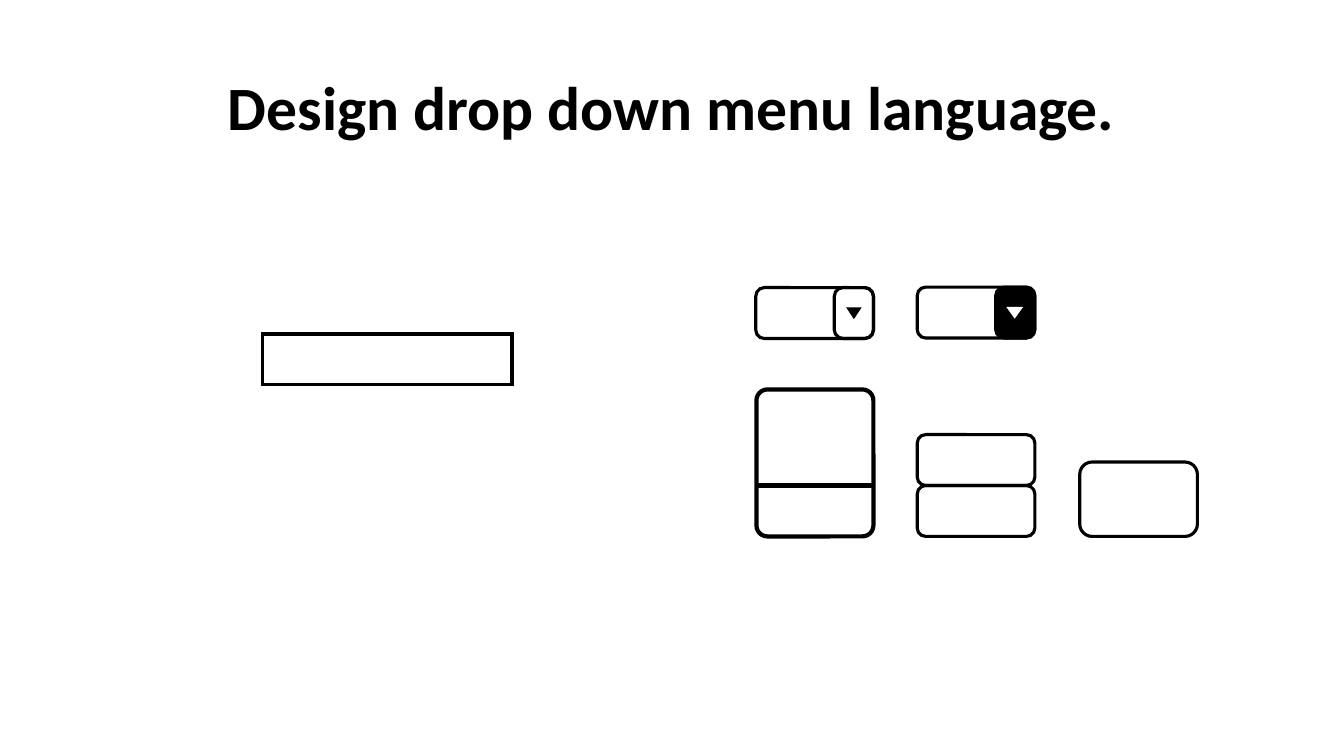
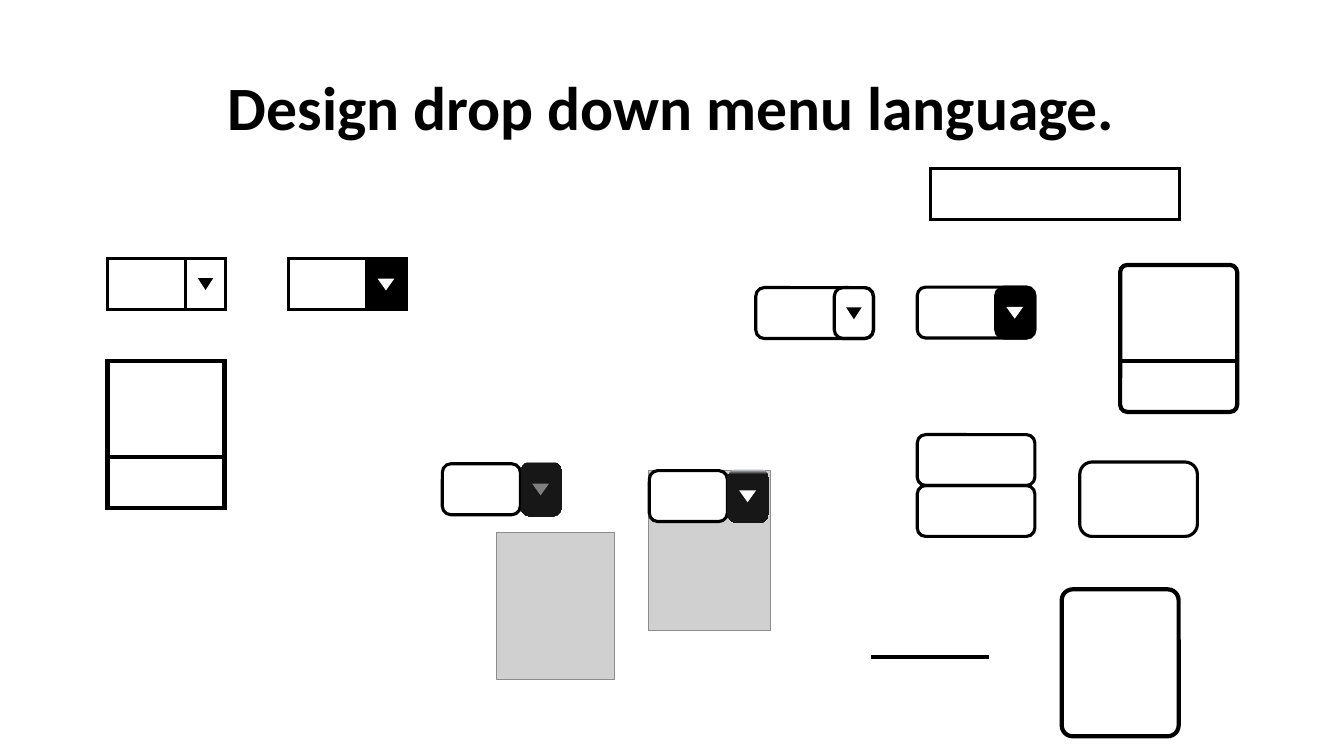
Before and after one commit to dan4am/urubugu, a slide deck: slide 4 of assets/buttons.pptx (slide 3 before the commit). Drawn at 1344x756 pixels with LibreOffice and Linux fonts; fonts in the diff are those of the drawing; grey boxes stand for pictures. Boxes give left, top, right and bottom in pixels: in the first picture for what was removed or moved away, otherwise in the second. Text is boxed around its words. In the diff, an @@ line names an element or a change of style, - is before the commit and + after.

Commit message:
refactoring assets into design categories

```diff
--- a/assets/buttons.pptx
+++ b/assets/buttons.pptx
@@ rectangle: place and size @@
-rectangle at [263,334,512,385]
+rectangle at [931,168,1180,220]
@@ rounded rectangle added at [108,258,226,310], fill #FFFFFF, outline #000000 2.25 pt @@
@@ rounded rectangle added at [186,258,225,310], outline #000000 2.25 pt @@
@@ rounded rectangle added at [288,259,406,311], fill #FFFFFF, outline #000000 2.25 pt @@
@@ rounded rectangle added at [367,259,406,311], fill #000000, outline #000000 2.25 pt @@
@@ rounded rectangle added at [1120,265,1237,412], fill #FFFFFF, outline #000000 3 pt @@
@@ triangle added at [199,279,212,289], fill #000000, outline #000000 1 pt @@
@@ triangle added at [379,279,393,289], fill #FFFFFF, outline #FFFFFF 1 pt @@
@@ rounded rectangle added at [108,361,225,508], fill #FFFFFF, outline #000000 3 pt @@
@@ line added from (1121, 361) to (1238, 361), #000000 3 pt @@
@@ line added from (108, 458) to (226, 458), #000000 3 pt @@
@@ picture added at [648,471,770,631] @@
@@ group added at [443,462,562,516]: 2 rounded rectangles, 2 triangles @@
@@ group added at [649,469,769,523]: 2 rounded rectangles, 2 triangles @@
@@ picture added at [496,533,614,681] @@
@@ rounded rectangle: place and size @@
-rounded rectangle at [756,389,873,536]
+rounded rectangle at [1062,590,1179,737]
@@ line moved from (757, 486) - (874, 486) to (871, 657) - (989, 657) @@
```
Also in this commit, not shown: 1 other slide changed, 2 slides added, 2 slides removed, 32 other files.
